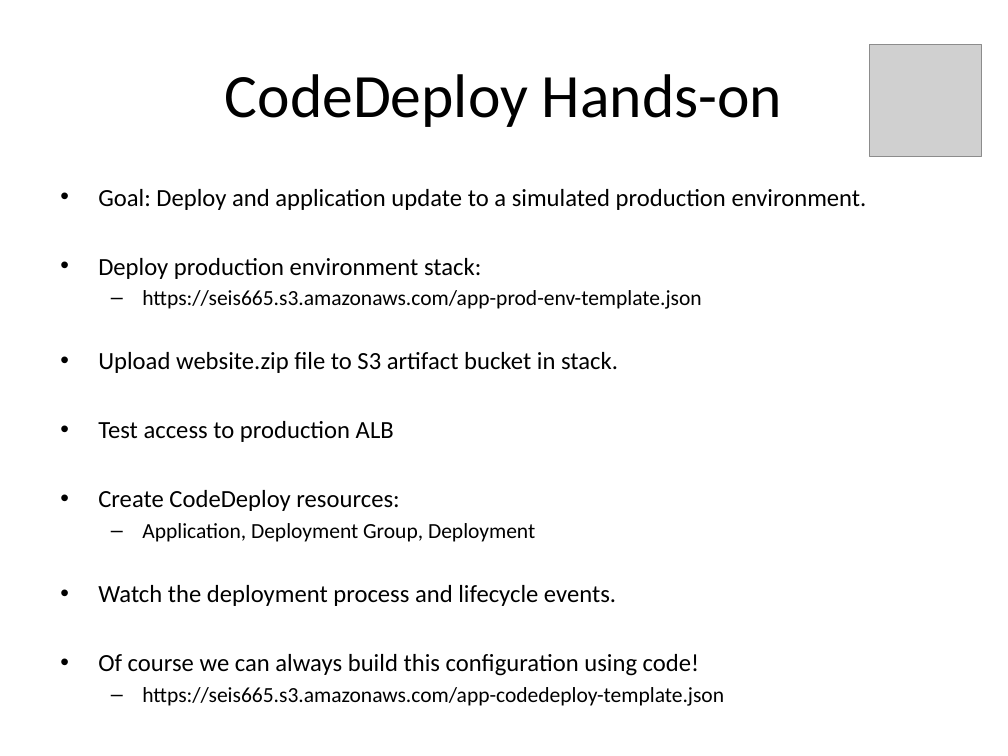
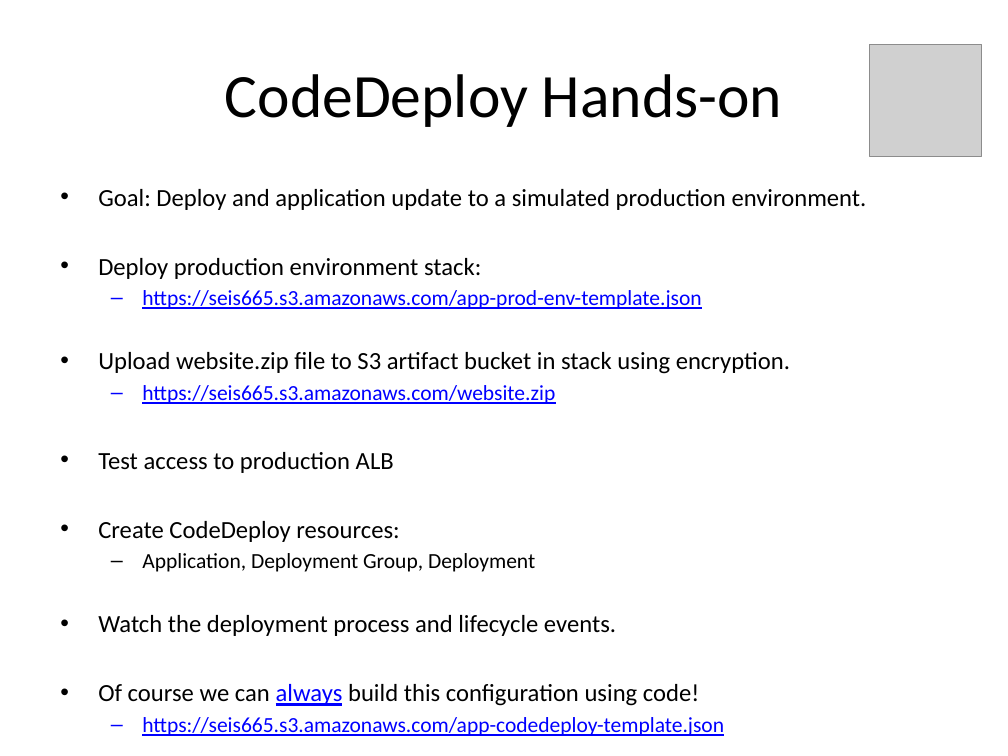
Before and after one commit to jasondbaker/infrastructure-class, a slide deck: slide 34 of lectures/infrastructure-week-10.pptx. Drawn at 1008x756 pixels with LibreOffice and Linux fonts; fonts in the diff are those of the drawing; grey boxes stand for pictures. Boxes give left, top, right and bottom in pixels: in the first picture for what was removed or moved away, otherwise in the second. Text is boxed around its words. In the diff, an @@ line names an element or a change of style, - is before the commit and + after.

```diff
--- a/lectures/infrastructure-week-10.pptx
+++ b/lectures/infrastructure-week-10.pptx
@@ text at [98, 290, 724, 736]: text colour #000000 to #0000FF, underline on in "https://seis665.s3.amazonaws.com/app-prod-env-template.json", "always", "https://seis665.s3.amazonaws.com/app-codedeploy-template.jso ..." @@
@@ text at [98, 352, 790, 404]: text changed @@
-• Upload website.zip file to S3 artifact bucket in stack.
+• Upload website.zip file to S3 artifact bucket in stack using encryption.
+  – https://seis665.s3.amazonaws.com/website.zip
```
Also in this commit, not shown: 2 other slides changed, 1 other file.
